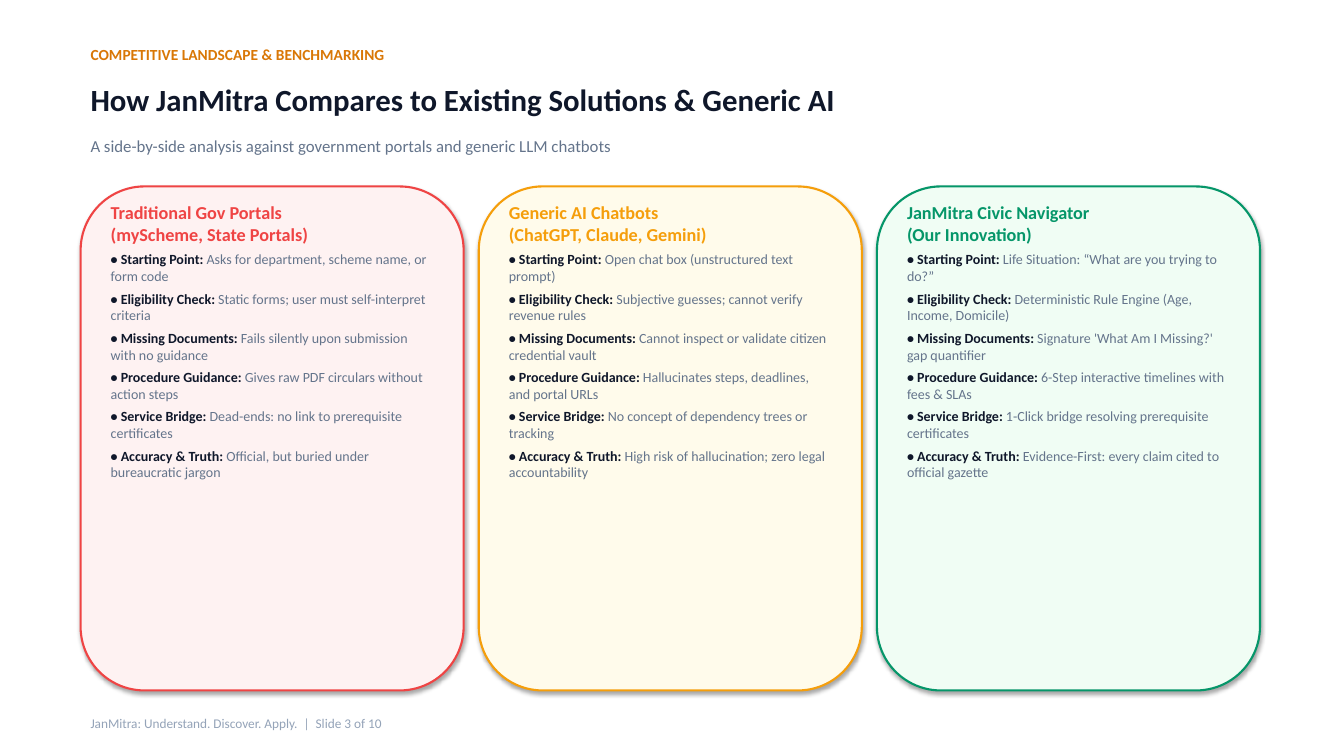
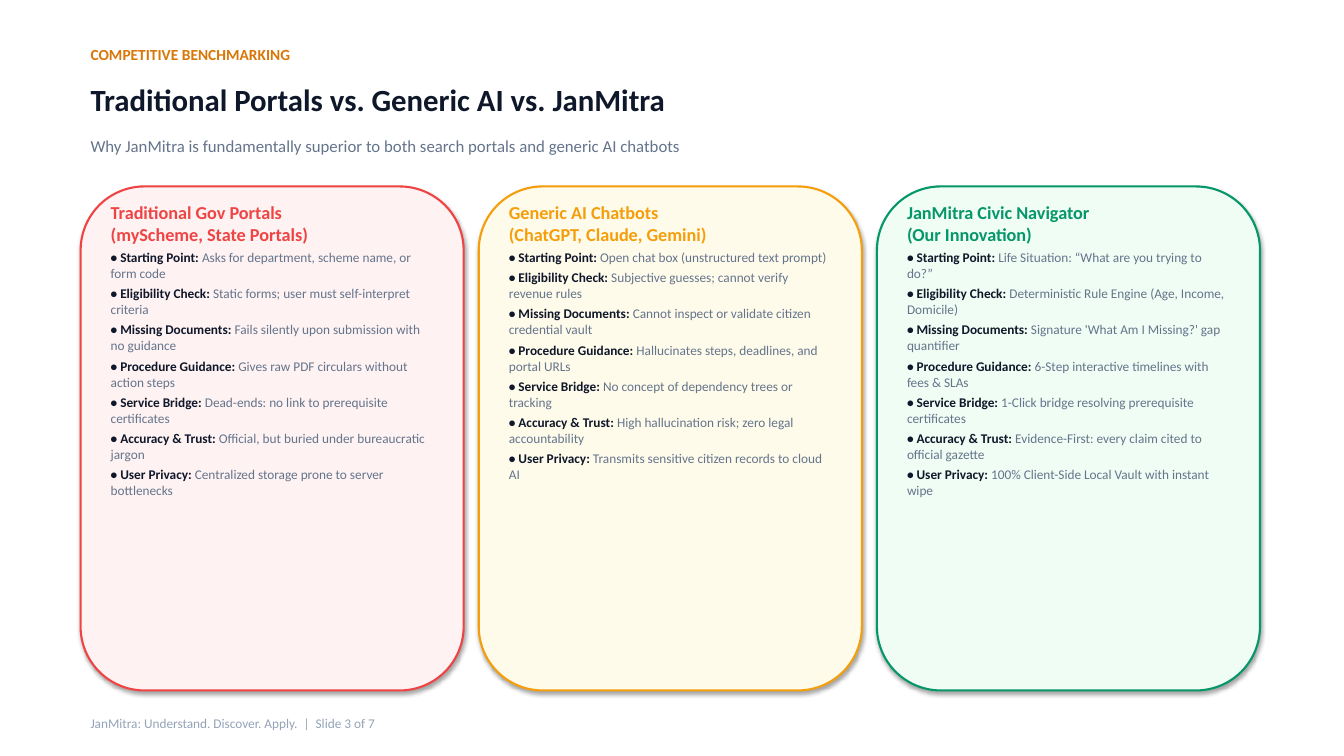
Before and after one commit to samenthamassey127-hue/JanMitra, a slide deck: slide 3 of JanMitra_Presentation.pptx. Drawn at 1344x756 pixels with LibreOffice and Linux fonts; fonts in the diff are those of the drawing. Boxes give left, top, right and bottom in pixels: in the first picture for what was removed or moved away, otherwise in the second. Text is boxed around its words. In the diff, an @@ line names an element or a change of style, - is before the commit and + after.

Commit message:
Update presentation to streamlined 7-slide pitch deck with 3-way solution comparison

```diff
--- a/JanMitra_Presentation.pptx
+++ b/JanMitra_Presentation.pptx
@@ text at <box>91,50,290,60</box>: text changed @@
-COMPETITIVE LANDSCAPE & BENCHMARKING
+COMPETITIVE BENCHMARKING
@@ text at <box>91,89,665,112</box>: text changed @@
-How JanMitra Compares to Existing Solutions & Generic AI
+Traditional Portals vs. Generic AI vs. JanMitra
@@ text at <box>91,140,679,155</box>: text changed @@
-A side-by-side analysis against government portals and generic LLM chatbots
+Why JanMitra is fundamentally superior to both search portals and generic AI chatbots
@@ text at <box>111,252,420,423</box>: size 10 to 9.5 pt in "• Starting Point: Asks for department, scheme ...", "• Eligibility Check: Static forms; user must ...", "• Missing Documents: Fails silently upon submission ...", "• Procedure Guidance: Gives raw PDF circulars ..." and 1 more places; less space between paragraphs @@
@@ text at <box>509,252,826,409</box>: size 10 to 9.5 pt in "• Starting Point: Open chat box (unstructured ...", "• Eligibility Check: Subjective guesses; cannot verify ...", "• Missing Documents: Cannot inspect or validate ...", "• Procedure Guidance: Hallucinates steps, deadlines, and ..." and 1 more places; less space between paragraphs @@
@@ text at <box>907,252,1224,423</box>: size 10 to 9.5 pt in "• Starting Point: Life Situation: “What are ...", "• Eligibility Check: Deterministic Rule Engine (Age, ...", "• Missing Documents: Signature 'What Am I ...", "• Procedure Guidance: 6-Step interactive timelines with ..." and 1 more places; less space between paragraphs @@
@@ text at <box>509,418,822,479</box>: text changed; size 10 to 9.5 pt @@
-• Accuracy & Truth: High risk of hallucination; zero legal accountability
+• Accuracy & Trust: High hallucination risk; zero legal accountability
+• User Privacy: Transmits sensitive citizen records to cloud AI
@@ text at <box>111,434,424,495</box>: text changed; size 10 to 9.5 pt @@
-• Accuracy & Truth: Official, but buried under bureaucratic jargon
+• Accuracy & Trust: Official, but buried under bureaucratic jargon
+• User Privacy: Centralized storage prone to server bottlenecks
@@ text at <box>907,434,1209,497</box>: text changed; size 10 to 9.5 pt @@
-• Accuracy & Truth: Evidence-First: every claim cited to official gazette
+• Accuracy & Trust: Evidence-First: every claim cited to official gazette
+• User Privacy: 100% Client-Side Local Vault with instant wipe
@@ text at <box>91,719,375,730</box>: text changed @@
-JanMitra: Understand. Discover. Apply. | Slide 3 of 10
+JanMitra: Understand. Discover. Apply. | Slide 3 of 7
```
Also in this commit, not shown: 6 other slides changed, 3 slides removed.
